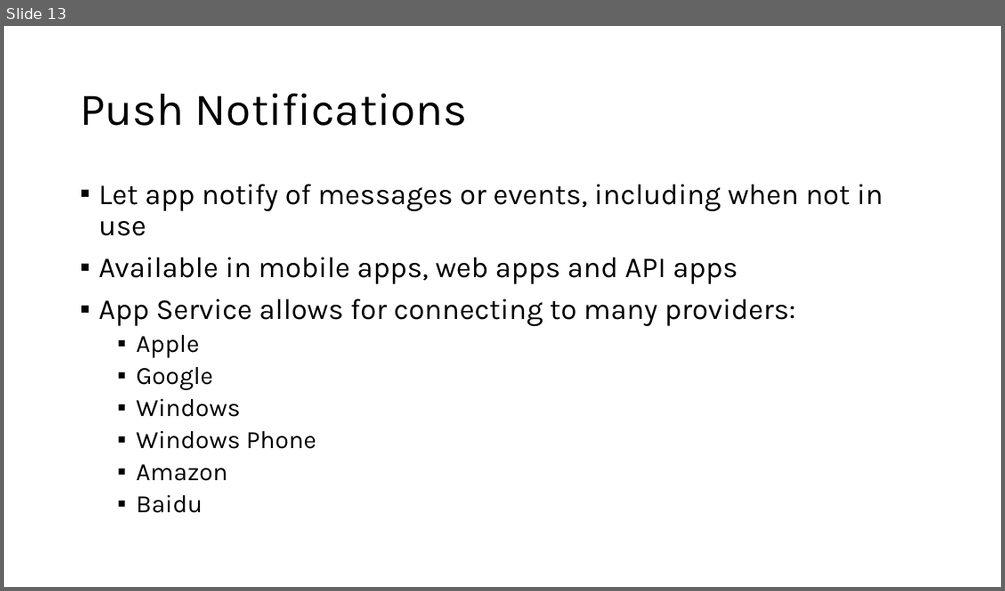
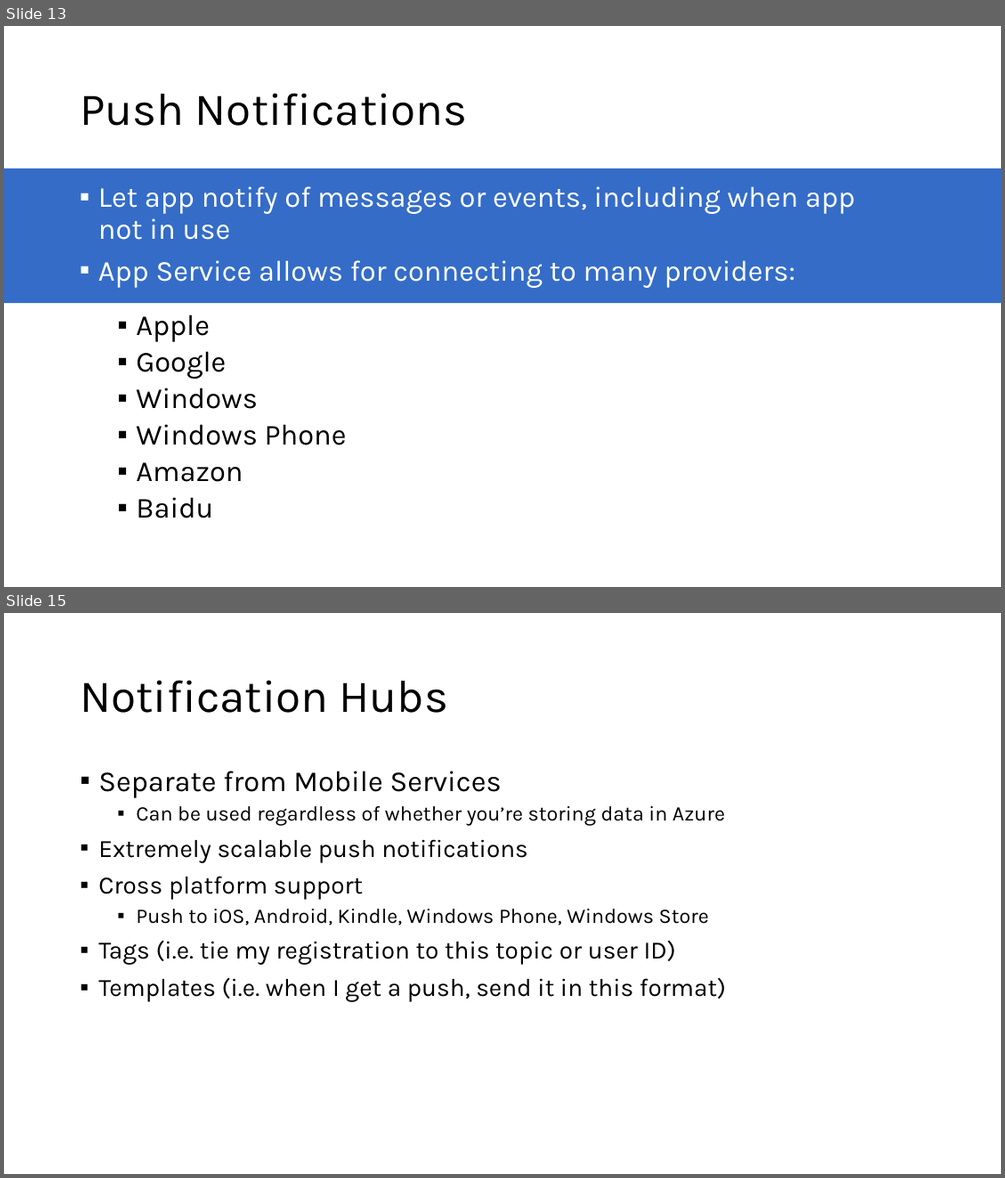
Before and after one commit to microsoft/AcademicContent, a slide deck: Instructor-Led/Module3/Lessons/Module3_Lesson12 Mobile Apps with Microsoft Azure App Service.pptx. Shown one above the other, each under a label of ours: slide 13 before the commit, slides 13 and 15 after it; the slides between them are not shown. The pictures are 1005x591 and 1005x1178 pixels, drawn with LibreOffice and Linux fonts; fonts in the diff are those of the drawing. Boxes give left, top, right and bottom in pixels: in the first picture for what was removed or moved away, otherwise in the second. Text is boxed around its words. In the diff, an @@ line names an element or a change of style, - is before the commit and + after.

```diff
--- a/Instructor-Led/Module3/Lessons/Module3_Lesson12 Mobile Apps with Microsoft Azure App Service.pptx
+++ b/Instructor-Led/Module3/Lessons/Module3_Lesson12 Mobile Apps with Microsoft Azure App Service.pptx
@@ slide 15 added at bbox=[4, 613, 1001, 1174], background #FFFFFF @@
@@ title added at bbox=[80, 680, 448, 713], 44 pt, text #000000 @@
+Notification Hubs
@@ text added at bbox=[98, 771, 726, 1002], 24 pt, text #000000 @@
+▪ Separate from Mobile Services
+  ▪ Can be used regardless of whether you’re storing data in Azure
+▪ Extremely scalable push notifications
+▪ Cross platform support
+  ▪ Push to iOS, Android, Kindle, Windows Phone, Windows Store
+▪ Tags (i.e. tie my registration to this topic or user ID)
+▪ Templates (i.e. when I get a push, send it in this format)
@@ slide 13 changed as well @@
@@ rectangle added at bbox=[4, 168, 1001, 303], fill #346CC8 @@
@@ text at bbox=[98, 184, 882, 326]: paragraphs removed @@
-▪ Let app notify of messages or events, including when not in use
-▪ Available in mobile apps, web apps and API apps
-▪ App Service allows for connecting to many providers:
@@ text added at bbox=[98, 186, 855, 288], 28 pt, text #FFFFFF @@
+▪ Let app notify of messages or events, including when app not in use
+▪ App Service allows for connecting to many providers:
@@ text "Apple": place and size @@
-text "Apple" at bbox=[98, 184, 882, 513]
+text "Apple" at bbox=[136, 314, 347, 518]
@@ text "Apple" at bbox=[136, 314, 347, 518]: size 24 to 28 pt @@
```
Also in this commit, not shown: 12 other slides changed, 7 other slides added, 9 slides removed.
